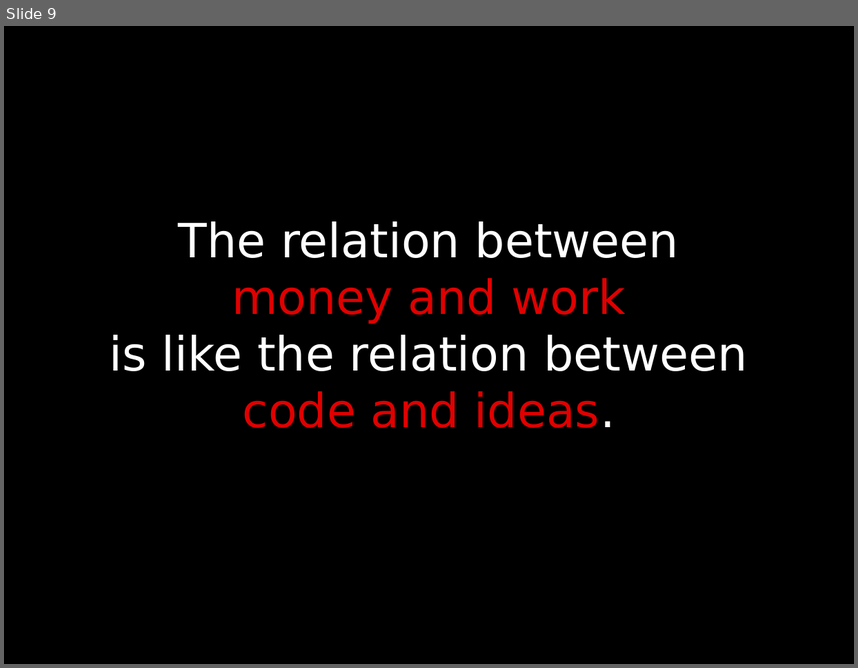
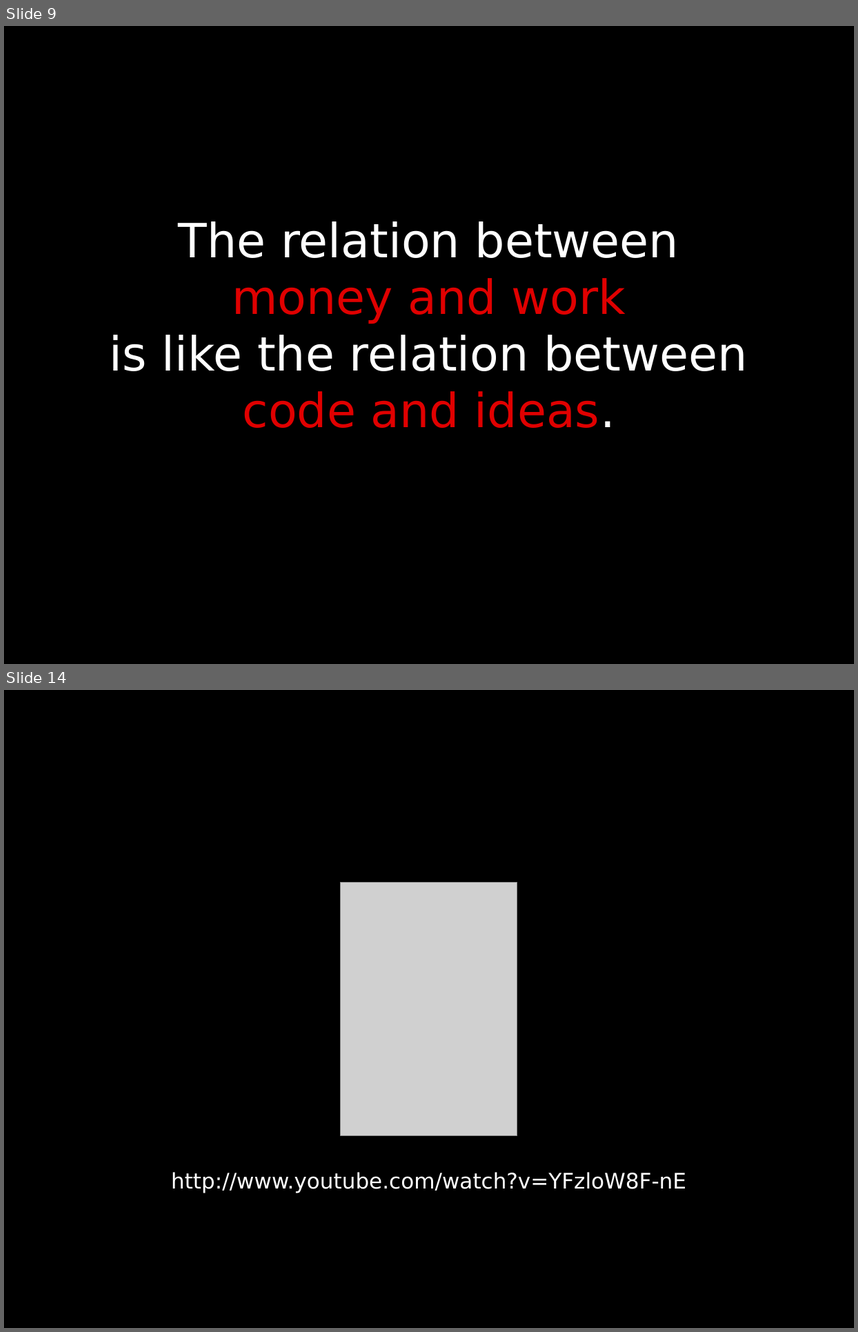
Before and after one commit to b4mboo/slides, a slide deck: general/open_source_tools_2012-08-19.odp. Shown one above the other, each under a label of ours: slide 9 before the commit, slides 9 and 14 after it; the slides between them are not shown. The pictures are 858x668 and 858x1332 pixels, drawn with LibreOffice and Linux fonts; fonts in the diff are those of the drawing; grey boxes stand for pictures. Boxes give left, top, right and bottom in pixels: in the first picture for what was removed or moved away, otherwise in the second. Text is boxed around its words. In the diff, an @@ line names an element or a change of style, - is before the commit and + after.

```diff
--- a/general/open_source_tools_2012-08-19.odp
+++ b/general/open_source_tools_2012-08-19.odp
@@ slide 14 added at bbox=[4, 690, 854, 1328], background #FFFFFF; not listed: 1 template element that a slide beside it also shows @@
@@ picture added at bbox=[341, 882, 518, 1135] @@
@@ text added at bbox=[171, 1172, 686, 1193], 20 pt, text #FFFFFF @@
+http://www.youtube.com/watch?v=YFzloW8F-nE
```
Also in this commit, not shown: 19 other slides added, 10 other files.
